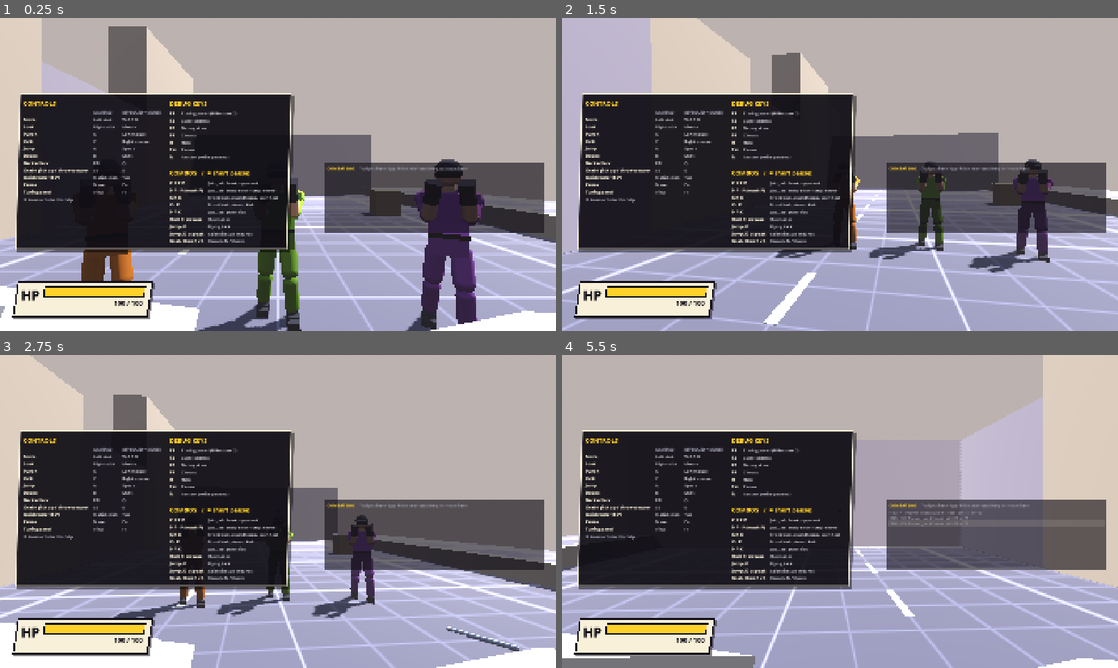
Above: before the commit, frames 1-4 (two rows, left to right).
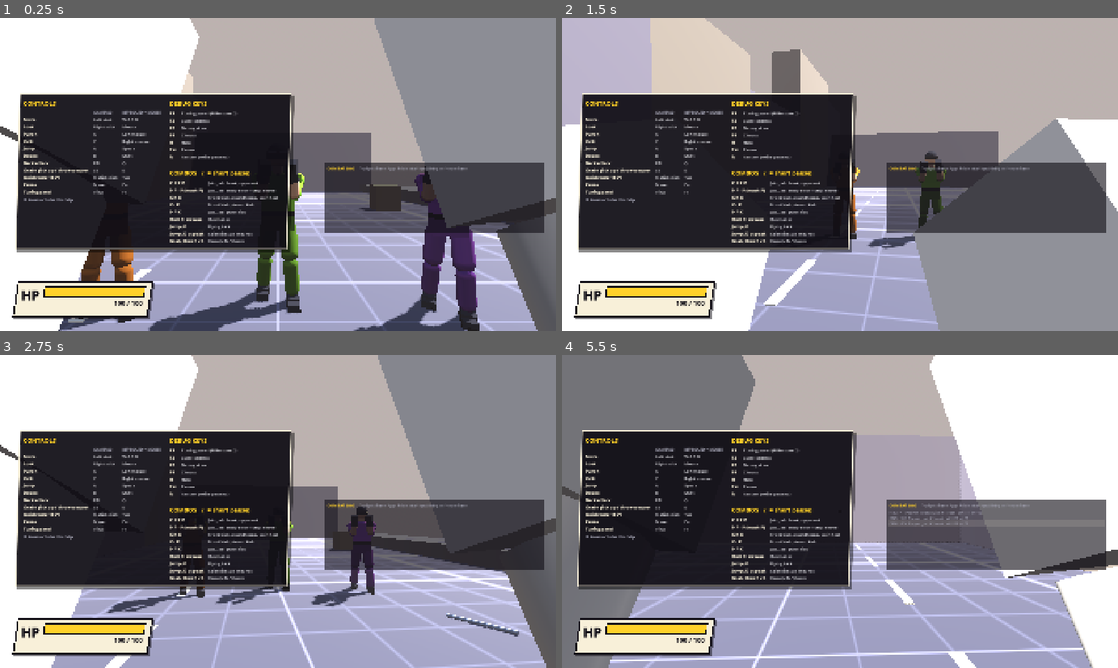
Above: after the commit, the same moments.

Repository: mikedtcm22/beat-em-up-PoC
Game: Godot game, scene res://game/level/test_room.tscn
The game is run twice, just before and just after one commit, with the same random seed, the same clock (stepped at 60 frames per second) and the same inputs.
Inputs (mouse positions are in pixels of both pictures, inside the frame that each line leads up to):
- Up to frame 1 (0.25 s): no input
- Up to frame 2 (1.5 s): tap Enter at 0.5 s; move the mouse to (867, 174) at 0.52 s; hold Up (fly_forward) from 0.53 s (still down); tap Shift (dodge) at 0.6 s; click (867, 174) at 0.67 s; tap Space (jump) at 0.77 s; move the mouse to (812, 174) at 1.27 s; tap Middle mouse button (fly_look) at 1.35 s
- Up to frame 3 (2.75 s): keep holding Up (fly_forward); tap Space (jump) at 1.52 s; move the mouse to (289, 505) at 2.02 s; tap E (grab) at 2.1 s
- Up to frame 4 (5.5 s): keep holding Up (fly_forward); move the mouse to (834, 517) at 2.77 s; right-click (834, 517) at 2.85 s; click (834, 517) at 2.92 s; tap Space (jump) at 3.02, 3.77, 4.52 s; move the mouse to (878, 514) at 3.52 s; click (878, 514) at 3.6 s; move the mouse to (795, 508) at 4.27 s; tap Tab (quick_turn) at 4.35 s; move the mouse to (845, 511) at 5.02 s; tap Alt at 5.1 s; click (845, 511) at 5.17 s

The runs differ from the first frame. In frame 1, 39% of the frame differs, in the area x 0-100%, y 0-100%; in frame 2, 29%; in frame 3, 37%; in frame 4, 38%.

Commit message:
First-person lens sits 0.2 m below the eye (throat height), tunable
Game-boy's M1 playtest: the eye-level view with hands up read like a gun view
and hid the feet. Tuning.cam_height_offset_m (default -0.2) lowers the lens;
FirstPersonCamera.lens_offset() exposes the combined offset so rig tests can
judge poses from the real viewpoint.

Co-Authored-By: Claude Opus 5.5 <noreply@anthropic.com>

Diff:
--- a/game/autoload/tuning_data.gd
+++ b/game/autoload/tuning_data.gd
@@ -102,9 +102,11 @@
 @export_range(75.0, 110.0, 1.0) var fov_deg: float = 90.0
 @export_range(0.0, 0.3, 0.005) var cam_smoothing_s: float = 0.05
 @export_range(0.0, 0.05, 0.001) var cam_bob_clamp_m: float = 0.015
-## First-person view sits this far ahead of EyePoint (horizontally, along the look), so
-## the guard's forearms, held at the chin, fall behind the lens instead of filling the
-## lower corners. Presentation only: aim and hit detection never use it.
+## The first-person lens sits this far from EyePoint: up/down (negative = lower) and ahead
+## along the flat look. Game-boy's call after the M1 playtest: lower, near the throat, so
+## hands and feet both fit in the view (Mirror's Edge style) instead of an eye-level
+## "dukes up" gun view. Presentation only: aim and hit detection never use it.
+@export_range(-0.5, 0.1, 0.01) var cam_height_offset_m: float = -0.2
 @export_range(0.0, 0.3, 0.01) var cam_forward_offset_m: float = 0.12
 @export_range(0.0, 1.0, 0.05) var screen_shake_intensity: float = 1.0
 @export var show_center_dot: bool = true
--- a/game/camera/first_person_camera.gd
+++ b/game/camera/first_person_camera.gd
@@ -180,12 +180,21 @@
 	var move_offset := player.get_camera_move_offset()
 	var root := player.get_global_transform_interpolated().origin
 	var eye_position := root + _eye_offset + Vector3.DOWN * move_offset.y
-	var ahead := player.get_look_basis() * Vector3.FORWARD
+	eye_position += lens_offset(player.get_look_basis())
+	var look := _add_pitch(player.get_look_basis(), deg_to_rad(move_offset.x))
+	return Transform3D(look, eye_position)
+
+
+## Where the first-person lens sits relative to EyePoint, for a look basis: lowered by
+## Tuning.cam_height_offset_m and moved ahead along the flat look by
+## Tuning.cam_forward_offset_m. Rig tests use it to judge poses from the real viewpoint.
+static func lens_offset(look_basis: Basis) -> Vector3:
+	var offset := Vector3.UP * Tuning.data.cam_height_offset_m
+	var ahead := look_basis * Vector3.FORWARD
 	ahead.y = 0.0
 	if ahead.length_squared() > 0.0001:
-		eye_position += ahead.normalized() * Tuning.data.cam_forward_offset_m
-	var look := _add_pitch(player.get_look_basis(), deg_to_rad(move_offset.x))
-	return Transform3D(look, eye_position)
+		offset += ahead.normalized() * Tuning.data.cam_forward_offset_m
+	return offset
 
 
 func _advance_effects(delta: float) -> void:
--- a/tests/test_cameras.gd
+++ b/tests/test_cameras.gd
@@ -75,8 +75,9 @@
 
 func before_each() -> void:
 	Tuning.apply(TuningData.new())
-	# These tests pin the camera to the eye point; the forward offset has its own test.
+	# These tests pin the camera to the eye point; the lens offsets have their own test.
 	Tuning.data.cam_forward_offset_m = 0.0
+	Tuning.data.cam_height_offset_m = 0.0
 
 
 func after_all() -> void:
@@ -413,17 +414,20 @@
 			"head motion never turns the view")
 
 
-func test_fp_sits_ahead_of_the_eye_along_the_flat_look() -> void:
+func test_fp_lens_sits_lower_and_ahead_of_the_eye() -> void:
 	Tuning.data.cam_forward_offset_m = 0.12
+	Tuning.data.cam_height_offset_m = -0.2
 	var player := _make_player(Vector3(1.0, 0.0, 1.0))
 	player.look_yaw = 0.8
 	player.look_pitch = -0.6
 	var cam := _make_fp(player)
 	cam.update_camera(DT)
 	var flat := Vector3(-sin(0.8), 0.0, -cos(0.8))
-	var expected := player.get_eye_transform().origin + flat * 0.12
+	var expected := player.get_eye_transform().origin + flat * 0.12 + Vector3.DOWN * 0.2
 	assert_almost_eq(cam.global_position.distance_to(expected), 0.0, 0.002,
-			"0.12 m ahead of the eye, level even when looking down")
+			"0.2 m below and 0.12 m ahead of the eye, level even when looking down")
+	assert_almost_eq(FirstPersonCamera.lens_offset(player.get_look_basis()).distance_to(flat * 0.12 + Vector3.DOWN * 0.2),
+			0.0, 0.0001, "lens_offset() matches the camera")
 
 
 func test_fp_applies_move_pitch_and_drop() -> void:
